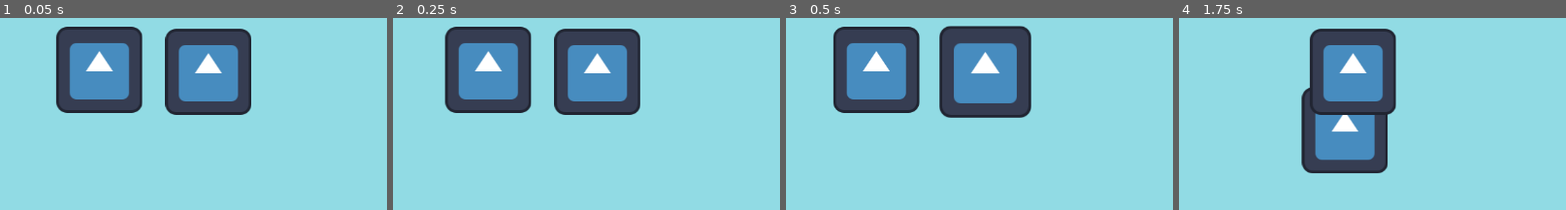
Above: before the commit, frames 1-4 (left to right).
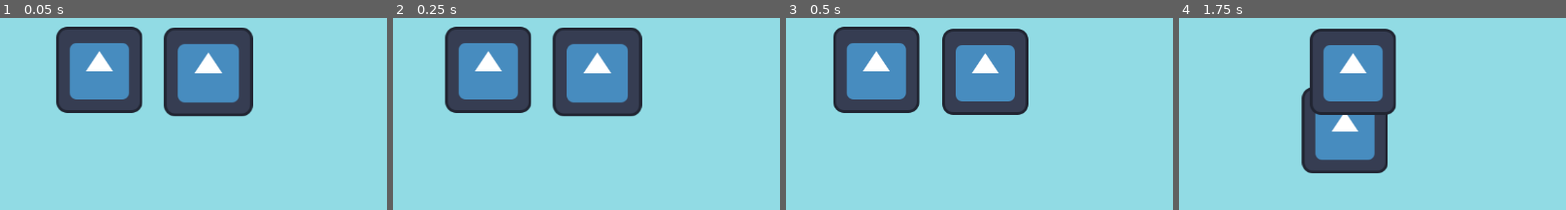
Above: after the commit, the same moments.

Repository: les-brows/la-boucle-musicale
Game: Godot game, scene res://MainScene.tscn
The game is run twice, just before and just after one commit, with the same random seed, the same clock (stepped at 60 frames per second) and the same inputs. The engine's default icon, where the game draws it, is replaced by a stand-in: a white triangle on a blue panel in a dark square.
Inputs:
- Up to frame 1 (0.05 s): no input
- Up to frame 2 (0.25 s): no input
- Up to frame 3 (0.5 s): no input
- Up to frame 4 (1.75 s): hold D (player1_right) 0.53-1.28 s; hold S (player1_down) from 1.28 s (still down)
The pictures show only the part of the screen within x 50-100%, y 36-86%; the shares and areas given below are measured in that part.

The runs differ from the first frame. In frame 1, 1.7% of the frame differs, in the area x 42-66%, y 5-52%; in frame 2, 1.7%; in frame 3, 3.3%, in the area x 39-64%, y 4-53%; in frame 4, nothing differs.

Commit message:
feat: Subdivised beats

Diff:
--- a/Objects/Enemies/shooter.gd
+++ b/Objects/Enemies/shooter.gd
@@ -21,6 +21,6 @@
 
 
 func _on_music_manager_beat_launched(num_beat: int) -> void:
-	if(num_beat % 4 == 0):
+	if(num_beat % Globals.BPM_SUBDIVISION == 0 && (num_beat / Globals.BPM_SUBDIVISION) % 4 == 0):
 		boing_state = NB_SECONDS_BOING_RECOVER + NB_SECONDS_BOING_JUMP
 		print("Boing")
--- a/Rythm/MusicManager.tscn
+++ b/Rythm/MusicManager.tscn
@@ -7,8 +7,9 @@
 [node name="MusicManager" type="Node"]
 script = ExtResource("1_npbc1")
 
-[node name="Music" type="AudioStreamPlayer2D" parent="."]
+[node name="Music" type="AudioStreamPlayer" parent="."]
 stream = ExtResource("1_u48bt")
+volume_db = -14.991
 autoplay = true
 
 [node name="Metronome" parent="." instance=ExtResource("2_aihqw")]
--- a/Rythm/test_sound.gd
+++ b/Rythm/test_sound.gd
@@ -1,5 +1,19 @@
 extends AudioStreamPlayer
 
+const VOLUME_DB_DIFF = 12
+const VOLUME_DB_DIFF_BAR = 6
+var initial_volume_db: float = 0
+
+
+func _init() -> void:
+	initial_volume_db = volume_db
 
 func _on_music_manager_beat_launched(num_beat: int) -> void:
+	if(num_beat % Globals.BPM_SUBDIVISION == 0):
+		if((num_beat / Globals.BPM_SUBDIVISION) % 4 ==0):
+			volume_db = initial_volume_db
+		else:
+			volume_db = initial_volume_db - VOLUME_DB_DIFF_BAR
+	else:
+		volume_db = initial_volume_db - VOLUME_DB_DIFF
 	play()
--- a/globals.gd
+++ b/globals.gd
@@ -2,4 +2,6 @@
 
 var CAMERA_SPEED = 0.5
 
-var BPM : int = 175
+const BPM_SUBDIVISION : int = 8
+const BASE_BPM : int = 175
+const BPM: int = BPM_SUBDIVISION * BASE_BPM
Not shown, changed: Assets/You Say Run.mp3.import
